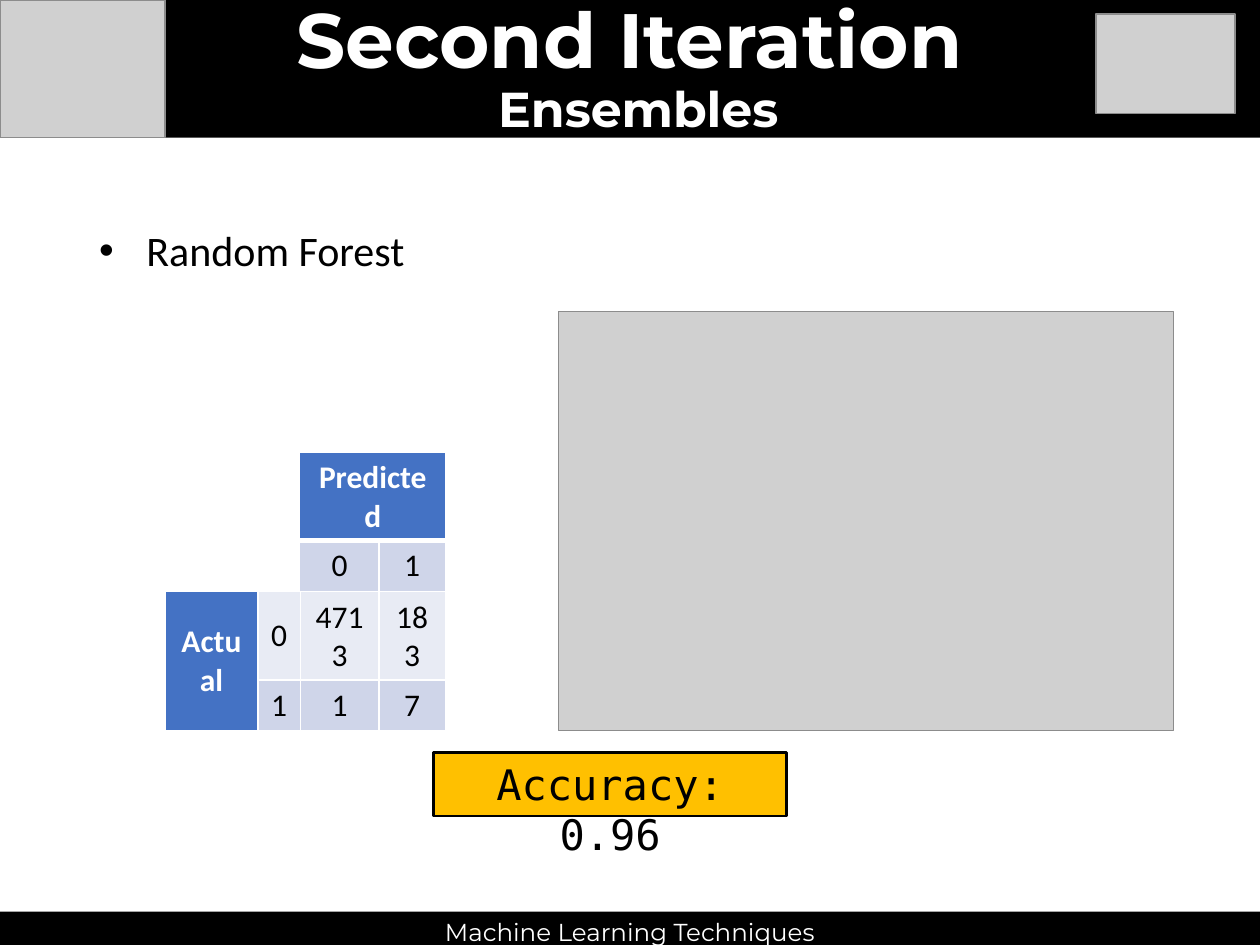
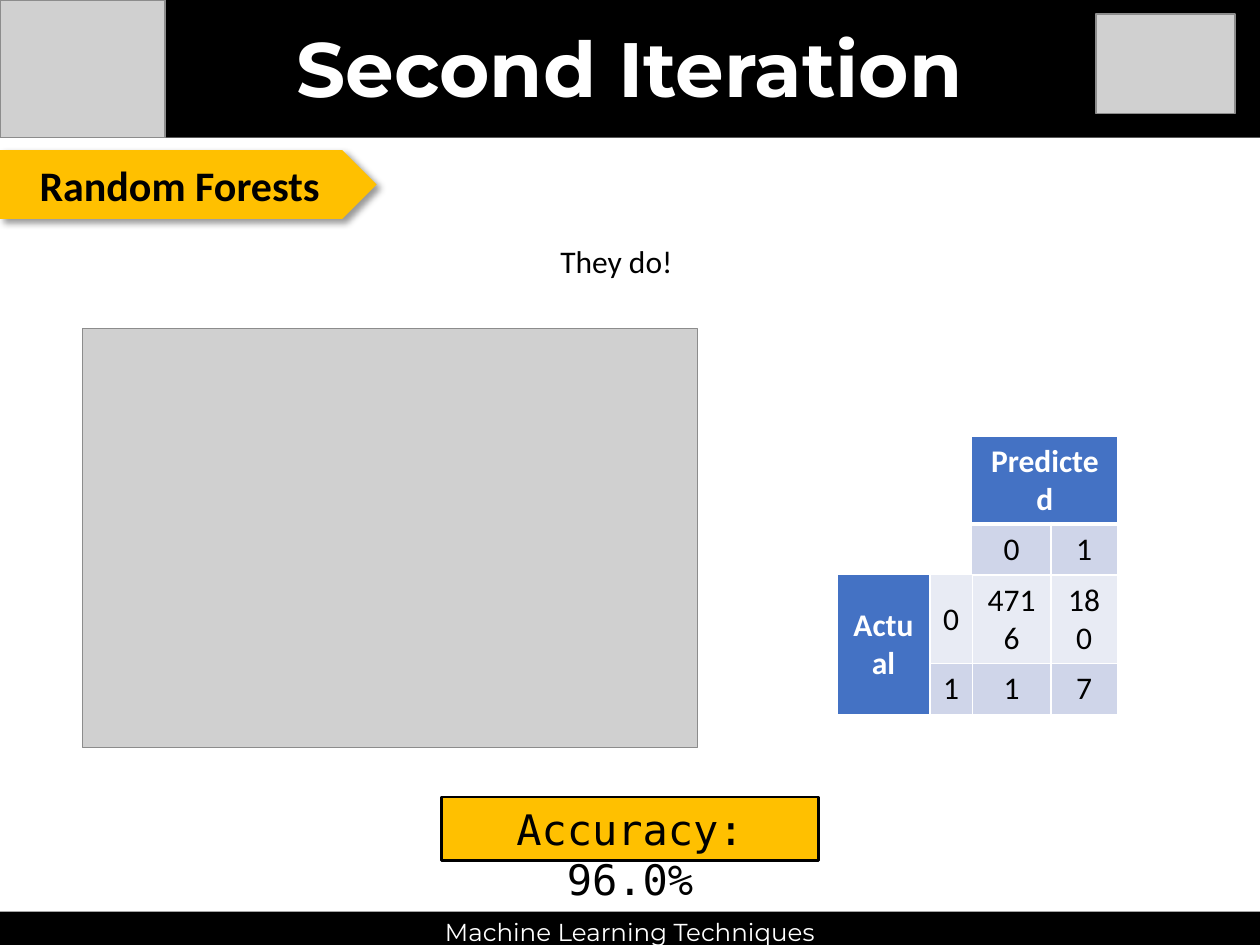
Before and after one commit to thmasker/ML_lab, a slide deck: slide 9 of Task3/doc/Task3.pptx (slide 8 before the commit). Drawn at 1260x945 pixels with LibreOffice and Linux fonts; fonts in the diff are those of the drawing; grey boxes stand for pictures. Boxes give left, top, right and bottom in pixels: in the first picture for what was removed or moved away, otherwise in the second. Text is boxed around its words. In the diff, an @@ line names an element or a change of style, - is before the commit and + after.

Commit message:
[doc] Presentation finished

```diff
--- a/Task3/doc/Task3.pptx
+++ b/Task3/doc/Task3.pptx
@@ text "Second Iteration": place and size @@
-text "Second Iteration" at bbox=[297, 7, 962, 69]
+text "Second Iteration" at bbox=[297, 36, 962, 98]
@@ text removed at bbox=[498, 90, 778, 139] @@
-Ensembles
@@ pentagon arrow added at bbox=[0, 150, 377, 219], fill #FFC000, 24 pt, text #000000, bold @@
+Random Forests
@@ text removed at bbox=[146, 236, 405, 267] @@
-• Random Forest
@@ text added at bbox=[560, 251, 672, 278], 18 pt, text #000000 @@
+They do!
@@ picture: place and size @@
-picture at bbox=[558, 311, 1173, 731]
+picture at bbox=[83, 329, 698, 748]
@@ table at bbox=[837, 436, 1118, 703] @@
-row 3, column 3: 4713
+row 3, column 3: 4716
-row 3, column 4: 183
+row 3, column 4: 180
@@ table: place and size @@
-table at bbox=[165, 452, 446, 720]
+table at bbox=[837, 436, 1118, 703]
@@ rectangle "Accuracy: 96.0%": place and size @@
-rectangle "Accuracy: 96.0%" at bbox=[433, 752, 786, 815]
+rectangle "Accuracy: 96.0%" at bbox=[442, 798, 819, 861]
@@ text in rectangle at bbox=[516, 814, 744, 896]: text changed @@
-Accuracy: 0.96
+Accuracy: 96.0%
```
Also in this commit, not shown: 2 other slides changed, 6 slides added, 5 slides removed.
